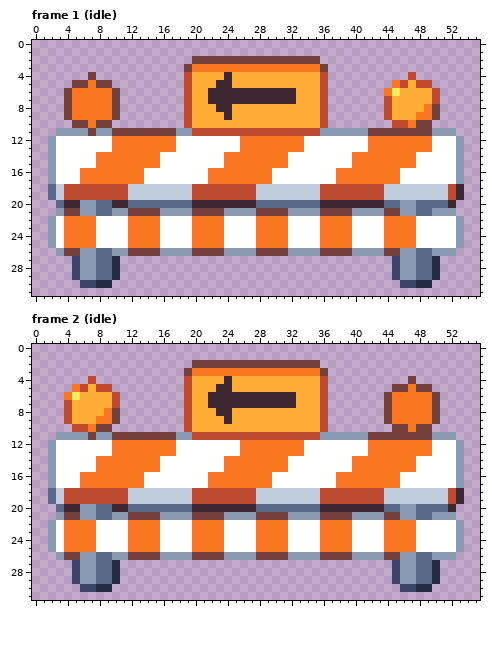
A pixel-art file gets an edit: art/road/construction.aseprite. This is how it looked before the edit.
56x32 pixels, 2 frames. Shown: frame 1 (idle), frame 2 (idle).
New version:
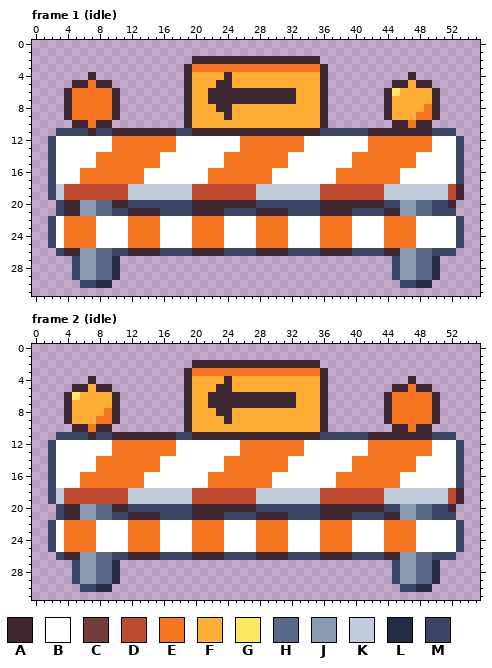
Palette (. is transparent): A #3e2731  B #ffffff  C #733e39  D #be4a2f  E #f77622  F #feae34  G #fee761  H #5a6988  J #8b9bb4  K #c0cbdc  L #262b44  M #3a4466
What changed:
Changed rows in their new state; - is an unchanged pixel.
Frame 1 (idle):
first column x 2:
 2 ------------------AAAAAAAAAAAAAAAA------------------
 3 -----------------A----------------A-----------------
 4 -----A-----------A----------------A----------A------
 5 ---AA-AA---------A----------------A--------AA-AA----
 6 --A-----A--------A----------------A-------A-----A---
 7 --A-----A--------A----------------A-------A-----A---
 8 --A-----A--------A----------------A-------A-----A---
 9 --A-----A--------A----------------A-------A-----A---
10 ---AA-AA---------A----------------A--------AA-AA----
11 -MMMMAMMAAAAAAAAMMAAAAAAAAAAAAAAAAMMMMMMAAAAAAAAMMM-
12 M--------------------------------------------------M
13 M--------------------------------------------------M
14 M--------------------------------------------------M
15 M--------------------------------------------------M
16 M--------------------------------------------------M
17 M--------------------------------------------------M
18 M---------------------------------------------------
19 M---------------------------------------------------
20 -M--------MMMMMMMM--------MMMMMMMM--------MM----MM--
21 -MAA----MMAAAAMMMMAAAAMMMMAAAAMMMMAAAAMMMMAA----MMM-
22 M--------------------------------------------------M
23 M--------------------------------------------------M
24 M--------------------------------------------------M
25 M--------------------------------------------------M
26 -MAA----MMAAAAMMMMAAAAMMMMAAAAMMMMAAAAMMMMAA----MMM-
Frame 2 (idle): the same change as frame 1 (idle)
